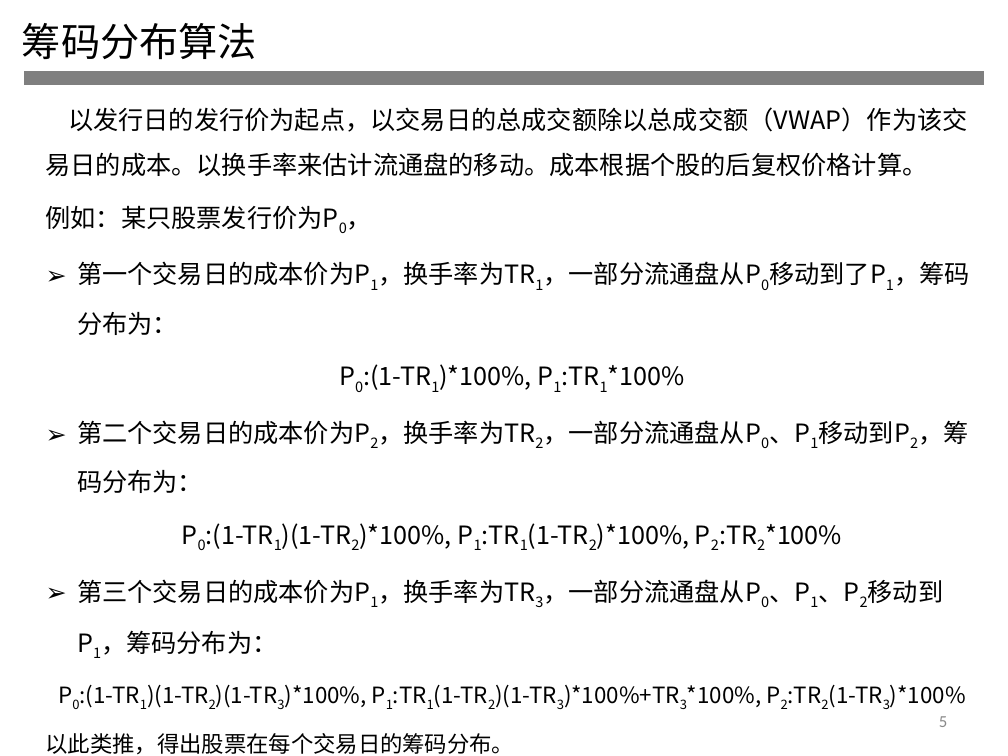
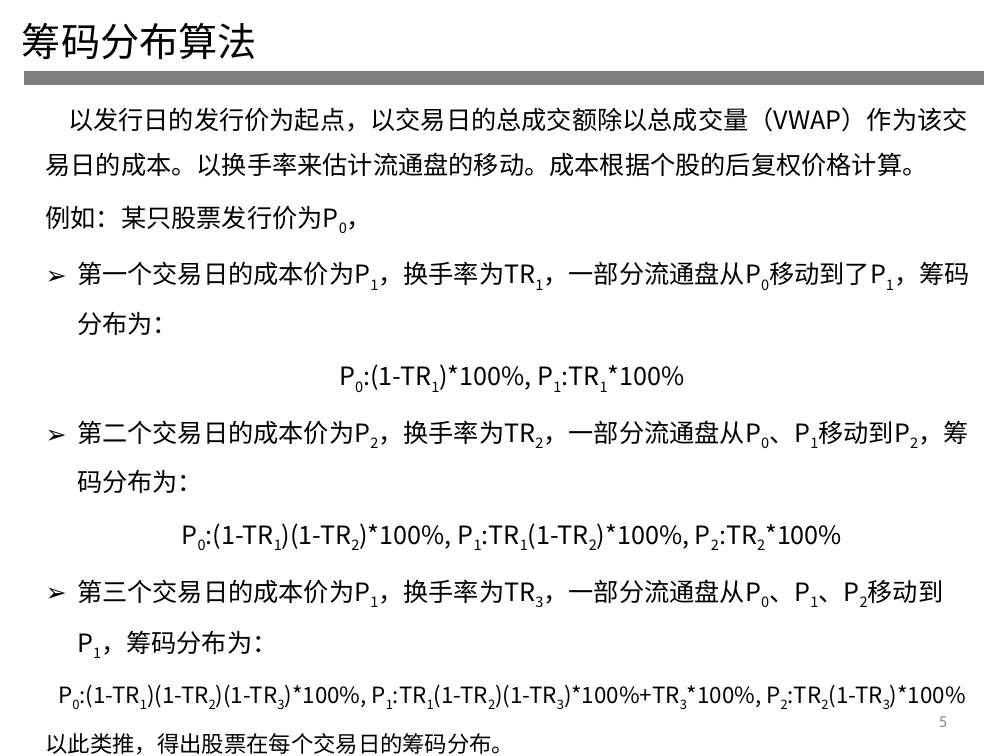
Before and after one commit to rafs/MultiFactor, a slide deck: slide 5 of doc/筹码分布因子.pptx. Drawn at 1008x756 pixels with LibreOffice and Linux fonts; fonts in the diff are those of the drawing. Boxes give left, top, right and bottom in pixels: in the first picture for what was removed or moved away, otherwise in the second. Text is boxed around its words. In the diff, an @@ line names an element or a change of style, - is before the commit and + after.

```diff
--- a/doc/筹码分布因子.pptx
+++ b/doc/筹码分布因子.pptx
@@ text at (x1=46, y1=107, x2=968, y2=176): text changed @@
-以发行日的发行价为起点，以交易日的总成交额除以总成交额（VWAP）作为该交易日的成本。以换手率来估计流通盘的移动。成本根据个股的后复权价格计算。
+以发行日的发行价为起点，以交易日的总成交额除以总成交量（VWAP）作为该交易日的成本。以换手率来估计流通盘的移动。成本根据个股的后复权价格计算。
```
Also in this commit, not shown: 1 other slide changed, 11 other files.
